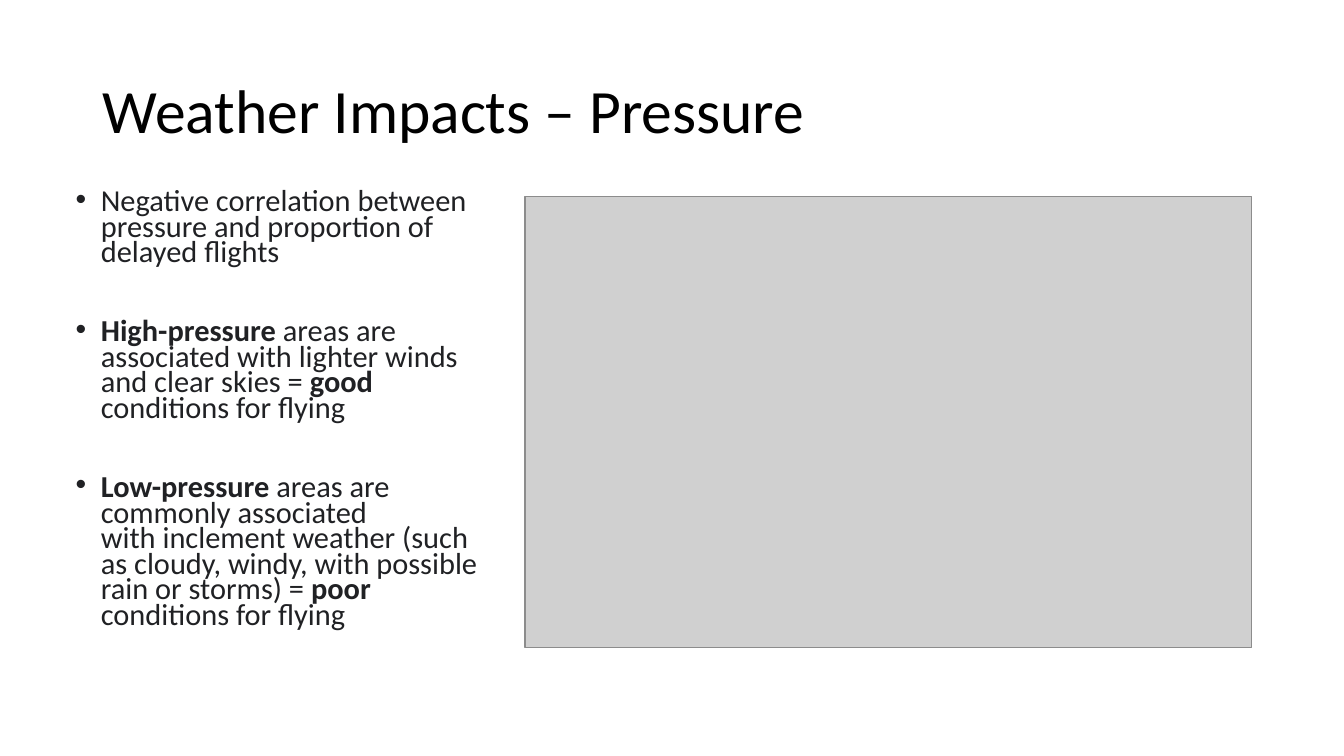
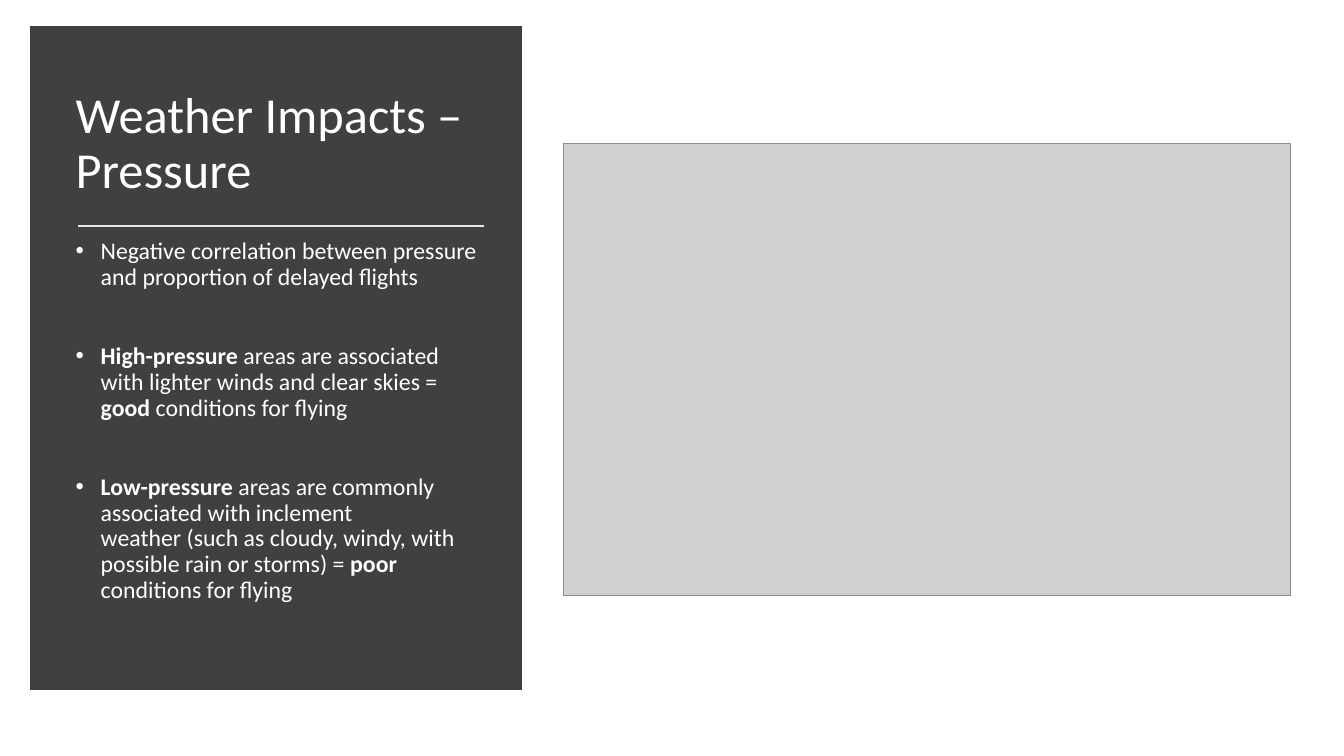
Before and after one commit to c-a11en/codeclan_final_project, a slide deck: slide 6 of Flight Delays Presentation.pptx. Drawn at 1344x756 pixels with LibreOffice and Linux fonts; fonts in the diff are those of the drawing; grey boxes stand for pictures. Boxes give left, top, right and bottom in pixels: in the first picture for what was removed or moved away, otherwise in the second. Text is boxed around its words. In the diff, an @@ line names an element or a change of style, - is before the commit and + after.

```diff
--- a/Flight Delays Presentation.pptx
+++ b/Flight Delays Presentation.pptx
@@ rectangle added at bbox=[37, 33, 515, 684], fill #404040, outline #404040 10 pt @@
@@ title "Weather Impacts – Pressure": place and size @@
-title "Weather Impacts – Pressure" at bbox=[102, 90, 804, 143]
+title "Weather Impacts – Pressure" at bbox=[76, 98, 426, 189]
@@ title "Weather Impacts – Pressure" at bbox=[76, 98, 426, 189]: size 44 to 36 pt, text colour #000000 to #FFFFFF @@
@@ picture: place and size @@
-picture at bbox=[525, 197, 1252, 648]
+picture at bbox=[564, 143, 1291, 596]
@@ text "Negative correlation between pressure and ...": place and size @@
-text "Negative correlation between pressure and ..." at bbox=[101, 190, 477, 631]
+text "Negative correlation between pressure and ..." at bbox=[101, 242, 476, 602]
@@ text "Negative correlation between pressure and ..." at bbox=[101, 242, 476, 602]: size 21.7 to 17 pt, text colour #202124 to #FFFFFF; line spacing 0.7 to 0.9 @@
@@ line added from (78, 226) to (484, 226), #E7E6E6 1.75 pt @@
```
Also in this commit, not shown: 9 other slides changed, 2 slides added, 1 slide removed.
